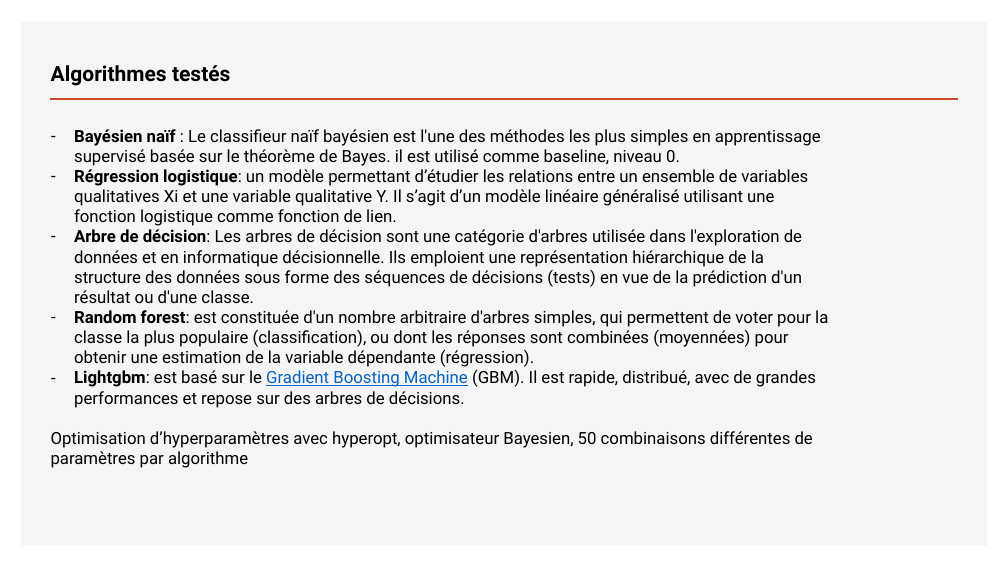
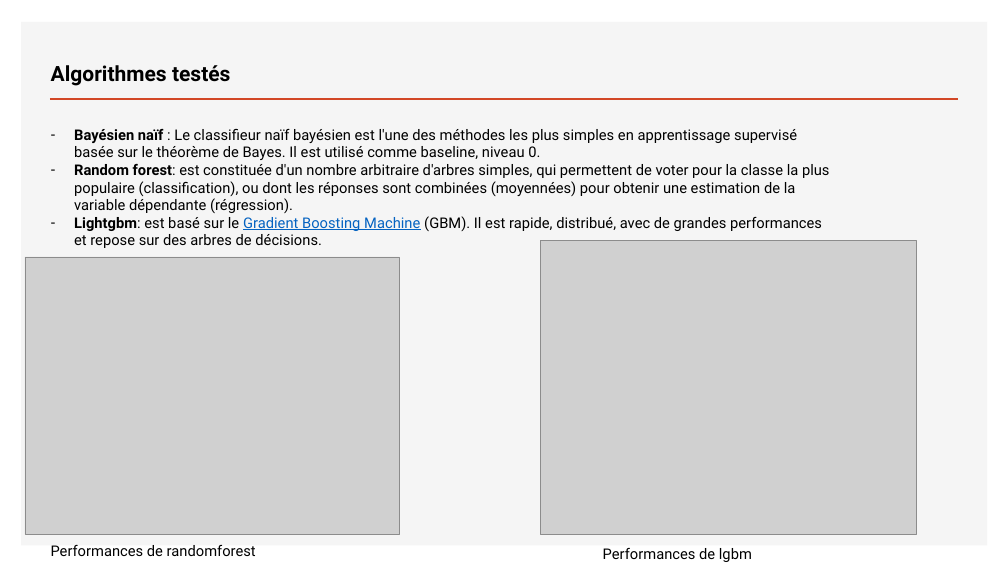
Before and after one commit to Teycir/Openclassrooms_project7, a slide deck: slide 11 of P7_01_Support.pptx (slide 12 before the commit). Drawn at 1008x567 pixels with LibreOffice and Linux fonts; fonts in the diff are those of the drawing; grey boxes stand for pictures. Boxes give left, top, right and bottom in pixels: in the first picture for what was removed or moved away, otherwise in the second. Text is boxed around its words. In the diff, an @@ line names an element or a change of style, - is before the commit and + after.

Commit message:
Add comparison between lgbm / rf+ some minor changes

```diff
--- a/P7_01_Support.pptx
+++ b/P7_01_Support.pptx
@@ text at bbox=[74, 129, 797, 160]: text changed; size 16 to 14 pt @@
-– Bayésien naïf : Le classifieur naïf bayésien est l'une des méthodes les plus simples en apprentissage supervisé basée sur le théorème de Bayes. il est utilisé comme baseline, niveau 0.
-– Régression logistique: un modèle permettant d’étudier les relations entre un ensemble de variables qualitatives Xi et une variable qualitative Y. Il s’agit d’un modèle linéaire généralisé utilisant une fonction logistique comme fonction de lien.
-– Arbre de décision: Les arbres de décision sont une catégorie d'arbres utilisée dans l'exploration de données et en informatique décisionnelle. Ils emploient une représentation hiérarchique de la structure des données sous forme des séquences de décisions (tests) en vue de la prédiction d'un résultat ou d'une classe.
+– Bayésien naïf : Le classifieur naïf bayésien est l'une des méthodes les plus simples en apprentissage supervisé basée sur le théorème de Bayes. Il est utilisé comme baseline, niveau 0.
@@ text at bbox=[74, 164, 830, 248]: size 16 to 14 pt in "Random forest: est constituée d'un nombre arbitraire ...", "Lightgbm: est basé sur le Gradient Boosting ..." @@
@@ picture added at bbox=[25, 257, 399, 535] @@
@@ picture added at bbox=[541, 240, 917, 535] @@
@@ text at bbox=[51, 431, 813, 468]: paragraph removed @@
-Optimisation d’hyperparamètres avec hyperopt, optimisateur Bayesien, 50 combinaisons différentes de paramètres par algorithme
@@ text added at bbox=[51, 544, 256, 556], 14 pt, text #000000 @@
+Performances de randomforest
@@ text added at bbox=[603, 548, 752, 562], 14 pt, text #000000 @@
+Performances de lgbm
```
Also in this commit, not shown: 7 other slides changed, 1 slide removed.
